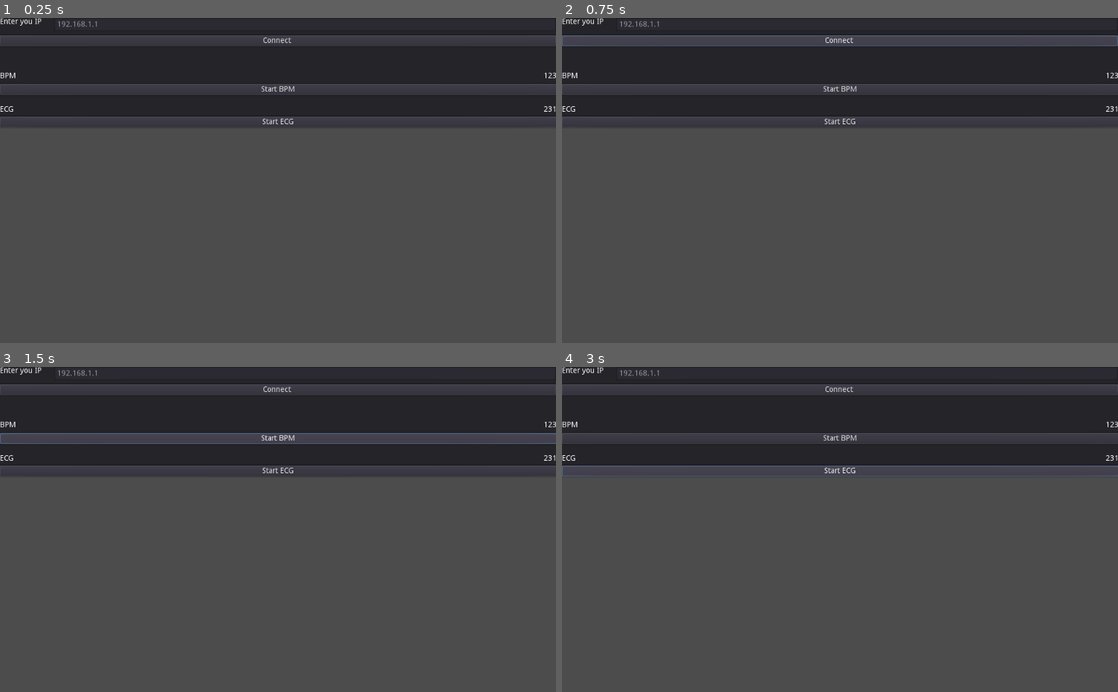
Above: before the commit, frames 1-4 (two rows, left to right).
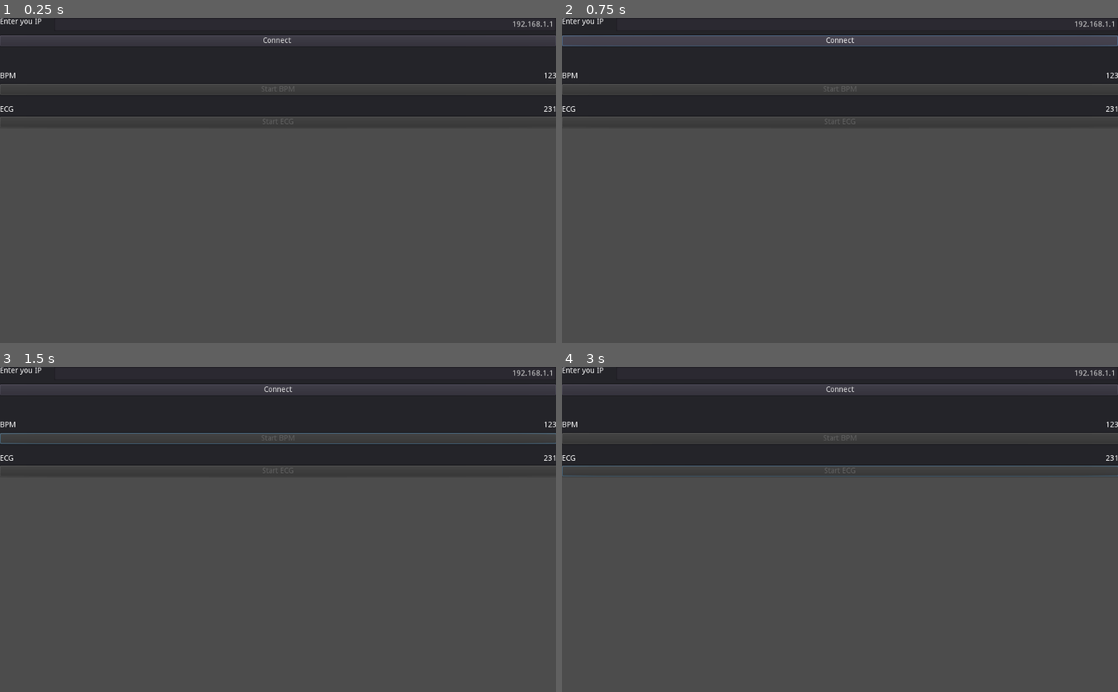
Above: after the commit, the same moments.

Repository: CaveJohnson376/juniorprofi2021-aateam-72
Game: Godot game, scene res://mein.tscn
Two runs of this game, one before a commit and one after it. Both use one fixed random seed, a clock stepped at 60 frames per second and the inputs below.
Inputs (mouse positions are in pixels of both pictures, inside the frame that each line leads up to):
- Up to frame 1 (0.25 s): no input
- Up to frame 2 (0.75 s): click "Connect" at 0.5 s
- Up to frame 3 (1.5 s): click (278, 438) at 1.25 s, where only the run before the commit has a clickable "Start BPM"
- Up to frame 4 (3 s): click (840, 438) at 2 s, where only the run before the commit has a clickable "Start BPM"; click (840, 471) at 2.75 s, where only the run before the commit has a clickable "Start ECG"

The runs differ from the first frame. In frame 1, 0.2% of the frame differs, in the area x 10-100%, y 0-33%; in frame 2, 0.3%; in frame 3, 0.3%; in frame 4, 0.3%.

Commit message:
By works, I meant 'doesnt work'.  Works now..

Diff:
--- a/Web/mein.tscn
+++ b/Web/mein.tscn
@@ -10,7 +10,7 @@
 var _client = WebSocketClient.new()
 
 var is_connected = false
-var dataisvaled
+var dataisvaled = false
 
 func _ready():
 	# Connect base signals to get notified of connection open, close, and errors.
@@ -32,6 +32,15 @@
 	set_process(false)
 	is_connected = false
 
+	$Connction/Connect.disabled = false
+	$Connction/IP.editable = true
+	$Connction/Connect.text = \"Connect\"
+
+	$\"Diq/Start BPM\".disabled = true
+	$\"Diq/Start ECG\".disabled = true
+
+	_client = WebSocketClient.new()
+
 func _connected(proto = \"\"):
 	# This is called on connection, \"proto\" will be the selected WebSocket
 	# sub-protocol (which is optional)
@@ -39,17 +48,25 @@
 	# You MUST always use get_peer(1).put_packet to send data to server,
 	# and not put_packet directly when not using the MultiplayerAPI.
 	_client.get_peer(1).put_packet(\"Test packet\".to_utf8())
-
+	set_process(true)
 	is_connected = true
+
+	$Connction/Connect.disabled = false
+	$Connction/IP.editable = false
+	$Connction/Connect.text = \"Disconnect\"
+
+	$\"Diq/Start BPM\".disabled = false
+	$\"Diq/Start ECG\".disabled = false
 
 func _on_data():
 	# Print the received packet, you MUST always use get_peer(1).get_packet
 	# to receive data from server, and not get_packet directly when not
 	# using the MultiplayerAPI.
 	datat = JSON.parse(_client.get_peer(1).get_packet().get_string_from_utf8())
-	if datat.result.bpm_data:
-		dataisvaled = true
-	datat.result.ecg_data
+	dataisvaled = true if datat.result.bpm_data else false
+	if dataisvaled:
+		$\"Diq/Start BPM\".text = \"Stop BPM scan\" if datat.result.bpm_data.is_busy else \"Start BPM scan\"
+		$\"Diq/Start ECG\".text = \"Stop ECG scan\" if datat.result.ecg_data.is_busy else \"Start ECG scan\"
 
 
 
@@ -67,6 +84,9 @@
 
 func _on_Connection_button__pressed():
 	if is_connected == false:
+		$Connction/Connect.disabled = true
+		$Connction/IP.editable = false
+		$Connction/Connect.text = \"Connecting...\"
 		websocket_url = $Connction/IP.text
 		print(websocket_url)
 		var err = _client.connect_to_url(websocket_url)
@@ -74,13 +94,20 @@
 			print(\"Unable to connect\")
 			set_process(false)
 	else:
+		$Connction/Connect.disabled = true
+		$Connction/IP.editable = false
+		$Connction/Connect.text = \"Disconnecting...\"
 		_client.disconnect_from_host()
-	pass # Replace with function body.
+
 
 
 func _on_Start_BPM_pressed():
-
-	pass # Replace with function body.
+	if dataisvaled:
+		if datat.result.bpm_data.is_busy:
+			_client.get_peer(1).put_packet(\"stopbpm\".to_ascii())
+		else:
+			_client.get_peer(1).put_packet(\"startbpm\".to_ascii())
+	pass
 
 
 func _on_Start_ECG_pressed():
@@ -128,6 +155,7 @@
 margin_top = 22.0
 margin_right = 1.0
 margin_bottom = 28.7168
+disabled = true
 text = "Start BPM"
 __meta__ = {
 "_edit_use_anchors_": false
@@ -157,6 +185,7 @@
 margin_top = 82.0
 margin_right = 1.0
 margin_bottom = 62.3415
+disabled = true
 text = "Start ECG"
 __meta__ = {
 "_edit_use_anchors_": false
@@ -171,7 +200,7 @@
 "_edit_use_anchors_": false
 }
 
-[node name="Connection button " type="Button" parent="Connction"]
+[node name="Connect" type="Button" parent="Connction"]
 anchor_right = 1.0
 margin_top = 32.0
 margin_bottom = 24.0
@@ -183,6 +212,8 @@
 [node name="IP" type="LineEdit" parent="Connction"]
 anchor_right = 1.0
 margin_left = 100.0
+text = "192.168.1.1"
+align = 2
 placeholder_text = "192.168.1.1"
 __meta__ = {
 "_edit_use_anchors_": false
@@ -211,4 +242,4 @@
 }
 [connection signal="pressed" from="Diq/Start BPM" to="." method="_on_Start_BPM_pressed"]
 [connection signal="pressed" from="Diq/Start ECG" to="." method="_on_Start_ECG_pressed"]
-[connection signal="pressed" from="Connction/Connection button " to="." method="_on_Connection_button__pressed"]
+[connection signal="pressed" from="Connction/Connect" to="." method="_on_Connection_button__pressed"]
Not shown, changed: websocketesp1/websocketesp1.ino
